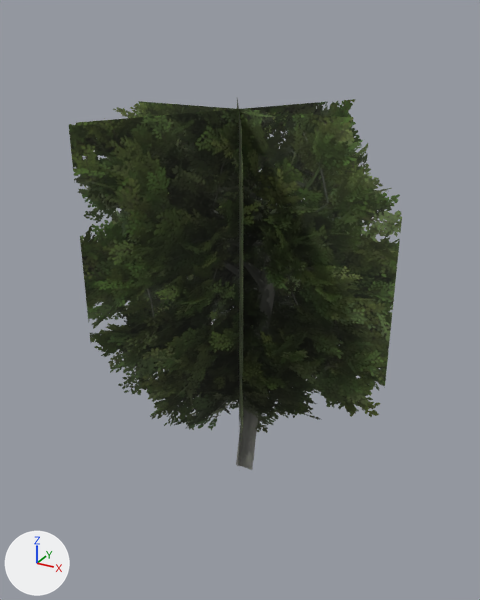
The glTF model modely/nove/buk_stredni_daleko.glb, before and after one commit.
Rendered twice from a 50 mm lens placed at (8.47, -15.34, 13.49), pointed at (0.14, -0.2, 5.92). Lighting does not change. The marker at lower left points along +X, +Y and +Z. The picture after the commit comes second.

Script lines for the objects in view, before the commit:
```python
me_karta0 = bpy.data.meshes.new('karta0')
me_karta0.from_pydata(...)  # 12 vertices, 6 faces; spans x -4.45..4.45, y -3.85..3.85, z 0.0..11.14
# faces by material slot: [2, 2, 2]
me_karta0.materials.append(mat_buk_stredni_daleko_0)
me_karta0.materials.append(mat_buk_stredni_daleko_1)
me_karta0.materials.append(mat_buk_stredni_daleko_2)
# before: 2 (4.45, 0.0, 11.14), 3 (-4.45, 0.0, 11.14), 6 (2.22, 3.85, 11.14), 7 (-2.22, -3.85, 11.14) at pixel (68, 123), 10 (-2.22, 3.85, 11.14)
# before: 11 (2.22, -3.85, 11.14)
ob_buk_stredni_daleko = bpy.data.objects.new('buk_stredni_daleko', me_karta0)
ob_buk_stredni_daleko.location = (0.0, 0.0, 0.0)
```
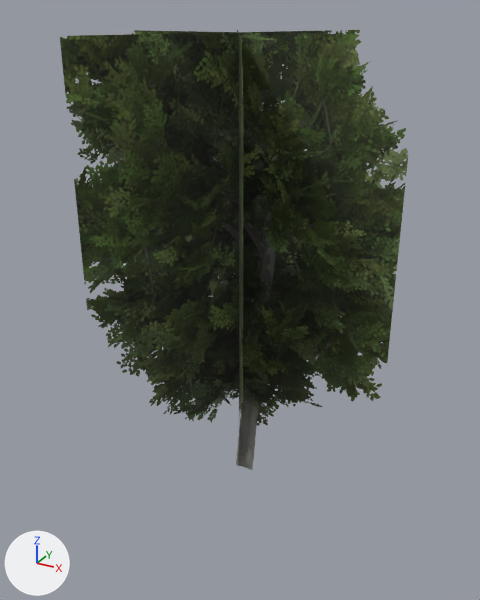
The newer file is also rescaled (x1.192) as a whole; pictures and numbers use the older file's frame.

The change, as JSON lines over the scene's bpy script:
```json
{"block": "me_karta0", "where": "# used by ob_buk_stredni_daleko; location = (0.0, 0.0, 0.0)"}
{"op": "remove", "block": "me_karta0", "code": "me_karta0.from_pydata(...)  # 12 vertices, 6 faces; spans x -4.45..4.45, y -3.85..3.85, z 0.0..11.14"}
{"op": "add", "block": "me_karta0", "code": "me_karta0.from_pydata(...)  # 12 vertices, 6 faces; spans x -4.45..4.45, y -3.85..3.85, z 0.0..12.95"}
{"block": "me_karta0", "change": "me_karta0 part 1"}
{"op": "add", "block": "me_karta0", "code": "for i in [2, 3, 6, 7, 10, 11]: me_karta0.vertices[i].co += Vector((0.0, 0.0, 1.81))"}
```

Location of each change, [x1, y1, x2, y2] in pixels of the pictures (480 x 600 px):
```json
{"object": "buk_stredni_daleko", "change": "reshaped", "before": [69, 99, 402, 470], "after": [60, 30, 408, 470], "on screen": "19% taller"}
```
